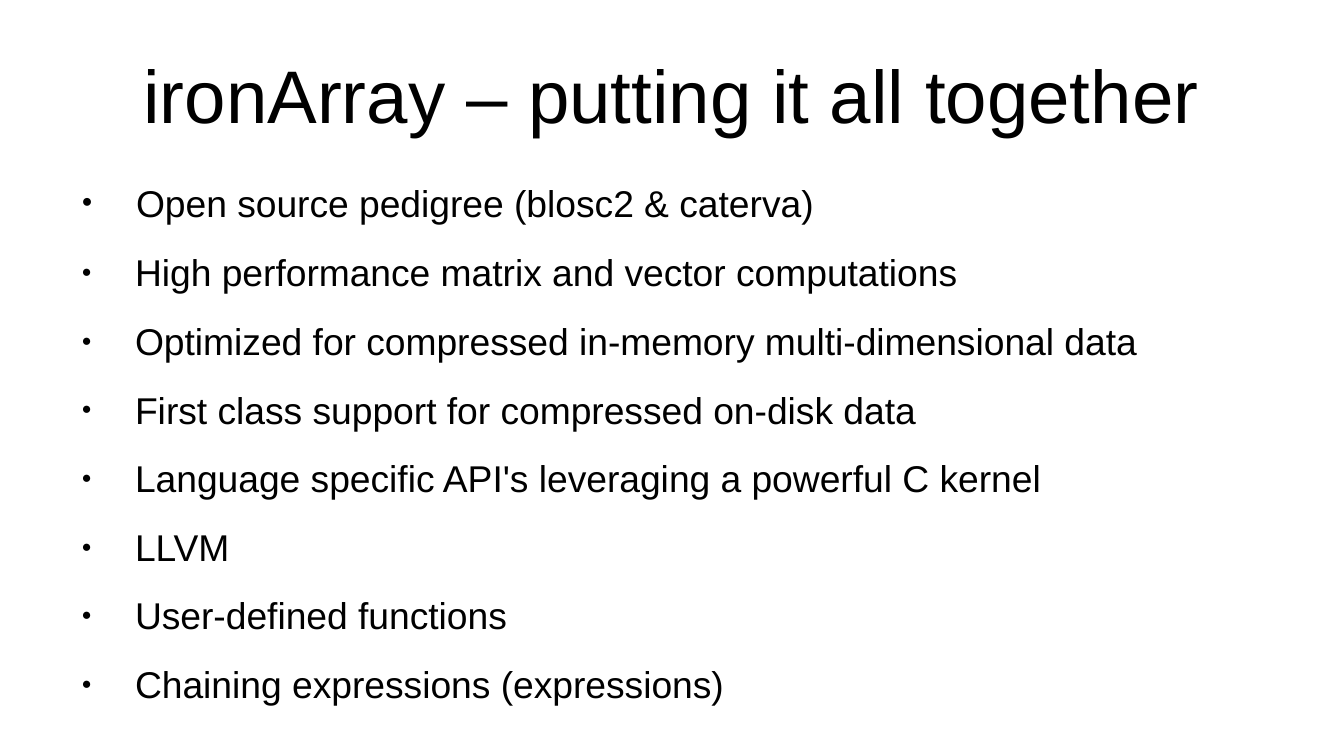
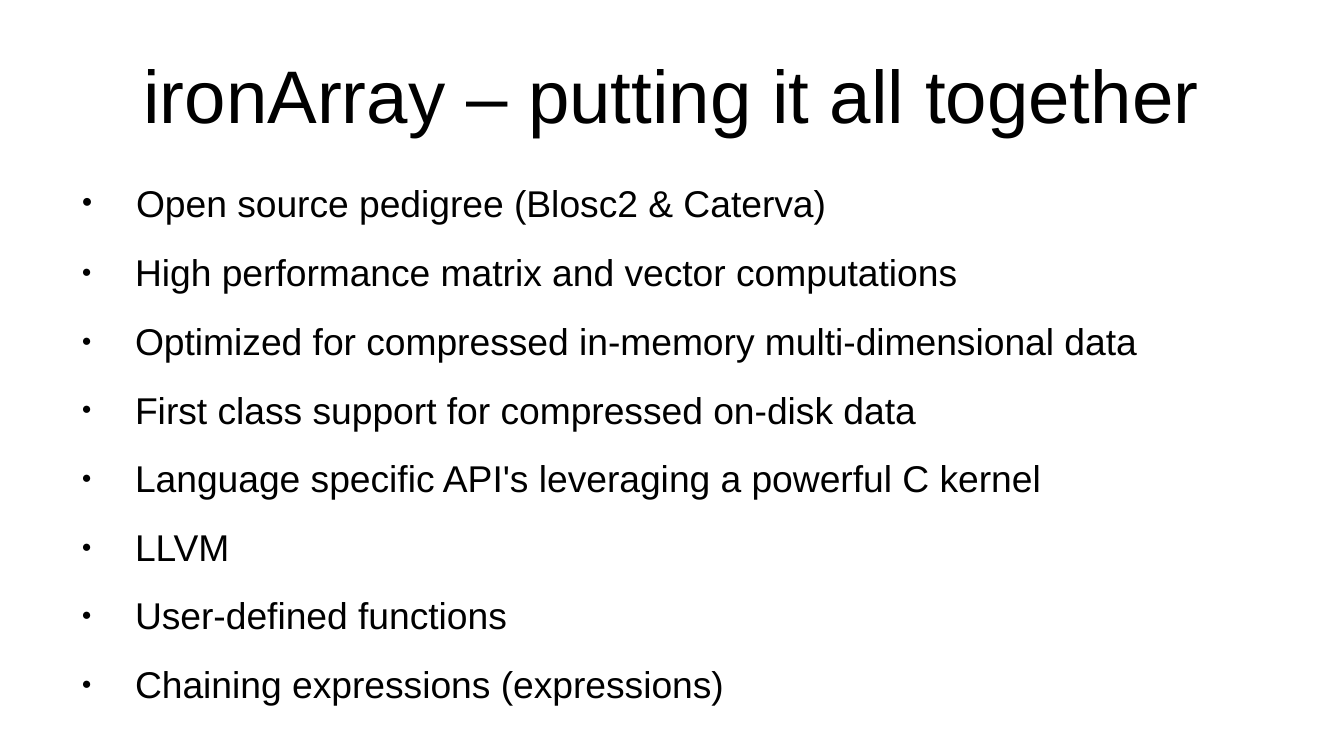
Before and after one commit to inaos/iron-array, a slide deck: slide 18 of decks/pyDataNyc2019.odp. Drawn at 1344x756 pixels with LibreOffice and Linux fonts; fonts in the diff are those of the drawing. Boxes give left, top, right and bottom in pixels: in the first picture for what was removed or moved away, otherwise in the second. Text is boxed around its words. In the diff, an @@ line names an element or a change of style, - is before the commit and + after.

```diff
--- a/decks/pyDataNyc2019.odp
+++ b/decks/pyDataNyc2019.odp
@@ text at (136,190,826,225): text changed @@
-● Open source pedigree (blosc2 & caterva)
+● Open source pedigree (Blosc2 & Caterva)
```
Also in this commit, not shown: 3 other slides changed.
